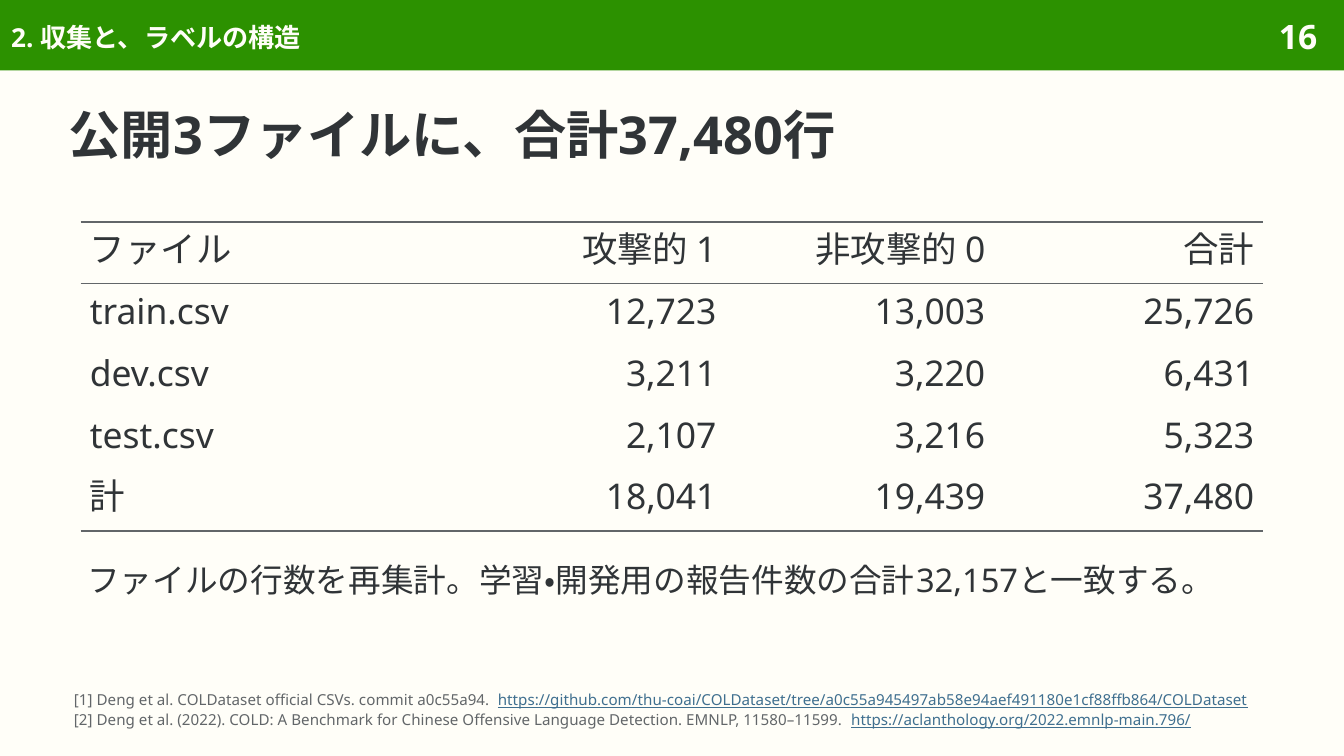
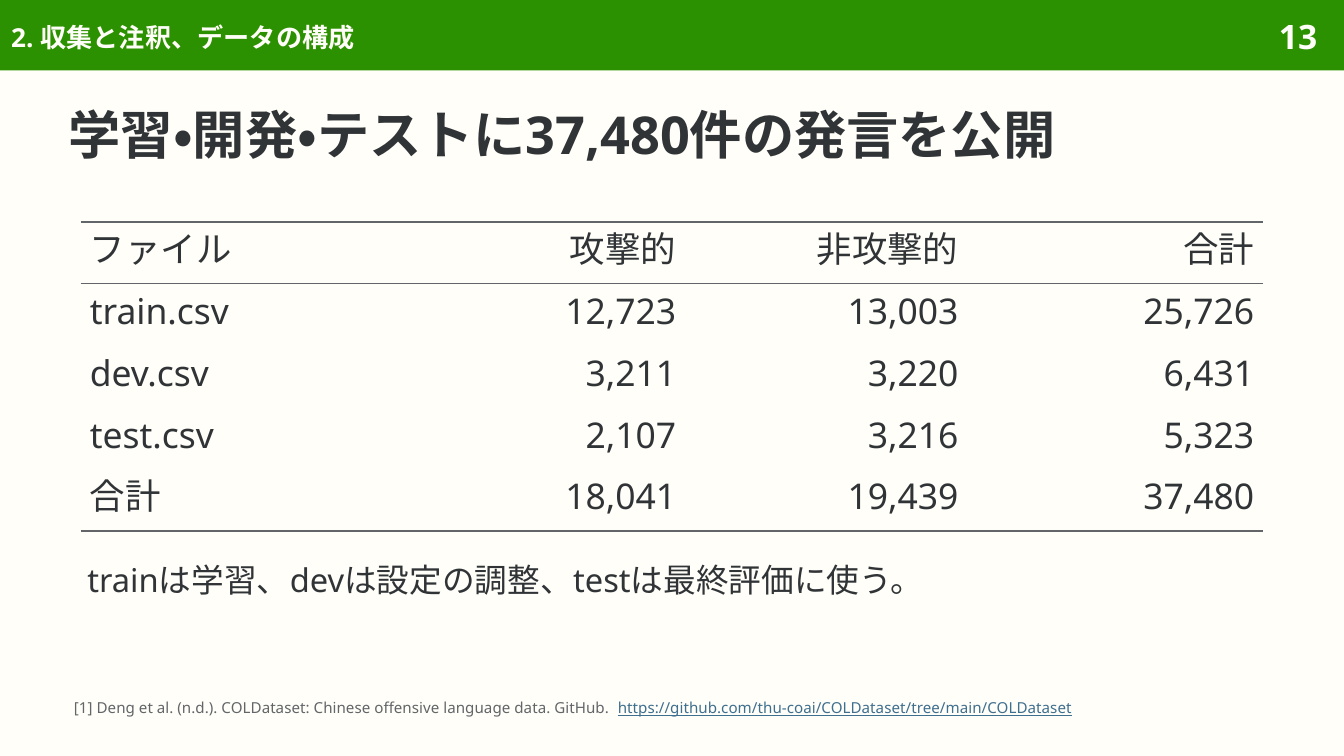
Before and after one commit to sasakiy84/datasets-in-10-minutes, a slide deck: slide 13 of slides/datasets-in-10-minutes-cold.pptx (slide 16 before the commit). Drawn at 1344x756 pixels with LibreOffice and Linux fonts; fonts in the diff are those of the drawing. Boxes give left, top, right and bottom in pixels: in the first picture for what was removed or moved away, otherwise in the second. Text is boxed around its words. In the diff, an @@ line names an element or a change of style, - is before the commit and + after.

Commit message:
Rewrite COLD Japanese and focus the offensive-language dataset overview on readers

```diff
--- a/slides/datasets-in-10-minutes-cold.pptx
+++ b/slides/datasets-in-10-minutes-cold.pptx
@@ title at (x1=11, y1=24, x2=354, y2=50): text changed @@
-2. 収集と、ラベルの構造
+2. 収集と注釈、データの構成
@@ page number at (x1=1279, y1=24, x2=1317, y2=50): text changed @@
-16
+13
@@ title at (x1=69, y1=109, x2=1056, y2=161): text changed @@
-公開3ファイルに、合計37,480行
+学習・開発・テストに37,480件の発言を公開
@@ table at (x1=81, y1=222, x2=1263, y2=531) @@
-row 1, column 2: 攻撃的 1
+row 1, column 2: 攻撃的
-row 1, column 3: 非攻撃的 0
+row 1, column 3: 非攻撃的
-row 5, column 1: 計
+row 5, column 1: 合計
@@ text at (x1=87, y1=564, x2=922, y2=595): text changed @@
-ファイルの行数を再集計。学習・開発用の報告件数の合計32,157と一致する。
+trainは学習、devは設定の調整、testは最終評価に使う。
@@ text at (x1=74, y1=701, x2=1072, y2=717): text changed; text colour #3F6F8F to #626669 @@
-[1] Deng et al. COLDataset official CSVs. commit a0c55a94. https://github.com/thu-coai/COLDataset/tree/a0c55a945497ab58e94aef491180e1cf88ffb864/COLDataset
-[2] Deng et al. (2022). COLD: A Benchmark for Chinese Offensive Language Detection. EMNLP, 11580–11599. https://aclanthology.org/2022.emnlp-main.796/
+[1] Deng et al. (n.d.). COLDataset: Chinese offensive language data. GitHub. https://github.com/thu-coai/COLDataset/tree/main/COLDataset
```
Also in this commit, not shown: 39 other slides changed, 6 slides added, 20 slides removed, 40 other files.
